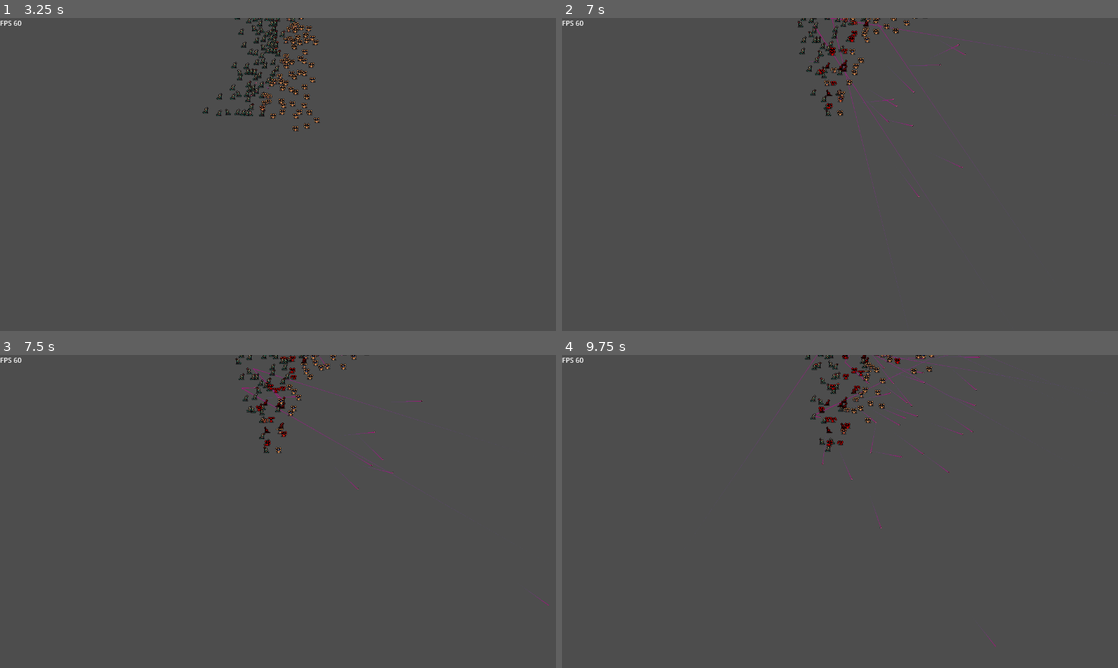
Above: before the commit, frames 1-4 (two rows, left to right).
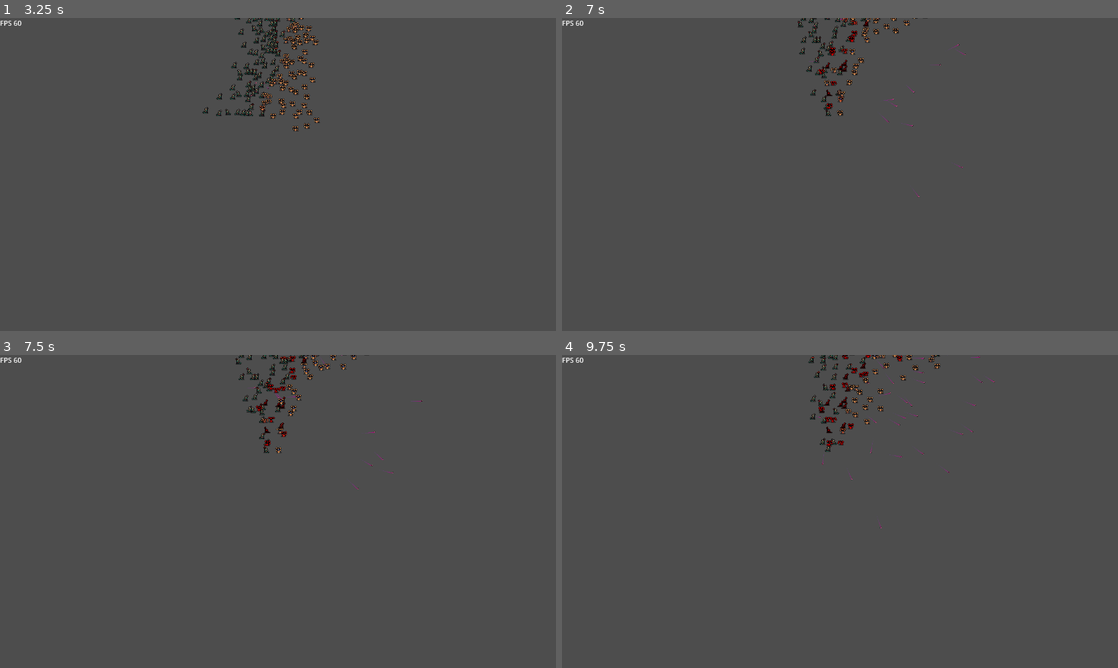
Above: after the commit, the same moments.

Repository: Snayff/nqp3
Game: Godot game, scene res://scenes/stages/combat/stage_combat.tscn
Two runs of this game, one before a commit and one after it. Both use one fixed random seed, a clock stepped at 60 frames per second and the inputs below.
Inputs:
- Up to frame 1 (3.25 s): no input
- Up to frame 2 (7 s): no input
- Up to frame 3 (7.5 s): no input
- Up to frame 4 (9.75 s): no input

Frame 1 is identical in both runs. In frame 2, 0.2% of the frame differs, in the area x 45-89%, y 0-85%; in frame 3, 0.1%; in frame 4, 1.3%, in the area x 32-85%, y 0-94%.

Commit message:
cleaned up utility

Diff:
--- a/scenes/visual_effects/trail/trail.gd
+++ b/scenes/visual_effects/trail/trail.gd
@@ -1,4 +1,4 @@
-@tool
+#@tool  # <- had this in demo but doesnt seem to be needed
 ## Draws a 2D trail using Godot's `Line2D`.
 ##
 ## Instantiate `Trail2D` as a child of a moving node to use it. To control the color, width curve,
@@ -42,13 +42,6 @@
 	_last_point = to_local(target.global_position) + calculate_offset()
 
 
-#func _get_configuration_warnings() -> PackedStringArray:
-#	var warning :=  "Missing Target node: assign a Node that extends Node2D in the Target Path3D or make the Trail a child of a parent that extends Node2D"
-#	if target:
-#		warning = ""
-#	return warning
-
-
 func _process(delta: float) -> void:
 	_clock += delta
 	remove_older()
@@ -74,13 +67,7 @@
 
 # Calculates the offset of the trail from its target.
 func calculate_offset() -> Vector2:
-	return - 1.0 * polar2cartesian(1.0, target.rotation).rotated(- PI / 2) * _offset
-
-
-func polar2cartesian(radius: float, theta: float) -> Vector2:
-	var x = radius * cos(theta)
-	var y = radius * sin(theta)
-	return Vector2(x, y)
+	return - 1.0 * Utility.convert_polar_to_cartesian(1.0, target.rotation).rotated(- PI / 2) * _offset
 
 
 # Removes the first point in the line and the corresponding time.
--- a/scenes/visual_effects/trail/trail.tscn
+++ b/scenes/visual_effects/trail/trail.tscn
@@ -17,3 +17,4 @@
 joint_mode = 2
 script = ExtResource("1_ny7n7")
 is_emitting = true
+lifetime = 0.2
--- a/scripts/globals/factory.gd
+++ b/scripts/globals/factory.gd
@@ -8,7 +8,7 @@
 
 ######### PROJECTILE POOL #############
 
-const _PROJECTILE_POOL_SIZE : int = 100
+const _PROJECTILE_POOL_SIZE : int = 500
 var _projectile_pool : Array[Projectile] = []
 var _last_projectile_pool_index : int = -1
 
--- a/scripts/globals/utility.gd
+++ b/scripts/globals/utility.gd
@@ -1,13 +1,7 @@
 extends Node
 ## Misc. utility functions.
 
-const _HitBox : PackedScene = preload("res://scenes/components/hit_box/hit_box.tscn")
-
 var _last_id : int = 0
-
-## get the normalised direction to target
-func get_direction_to_target(start: Node2D, target: Node2D) -> Vector2:
-	return start.global_position.direction_to(target.global_position)
 
 ## add collection of sprites from a folder to a SpriteFrames
 ## overwrites existing animation of same name if one exists.
@@ -38,10 +32,12 @@
 
 	return sprite_frames
 
+
 ## generate a unique id
 func generate_id() -> int:
 	_last_id += 1
 	return _last_id
+
 
 func get_action_type_script_path(action_type: Constants.ActionType) -> String:
 	var path : String
@@ -55,6 +51,7 @@
 			path = Constants.PATH_REACTIONS
 
 	return path
+
 
 ## find all actors in area
 func get_actors_in_area(pos: Vector2, radius: int) -> Array[Actor]:
@@ -85,6 +82,7 @@
 
 	return actors
 
+
 ## get nearest actor from position. Can return null.
 func get_nearest_actor(pos: Vector2, actors: Array[Actor]) -> Actor:
 	# check there are any actors at all
@@ -105,3 +103,10 @@
 			current_closest = nearest.global_position.distance_to(pos)
 
 	return nearest
+
+
+## convert a polar coord to a cartesian one
+func convert_polar_to_cartesian(radius: float, theta: float) -> Vector2:
+	var x = radius * cos(theta)
+	var y = radius * sin(theta)
+	return Vector2(x, y)
